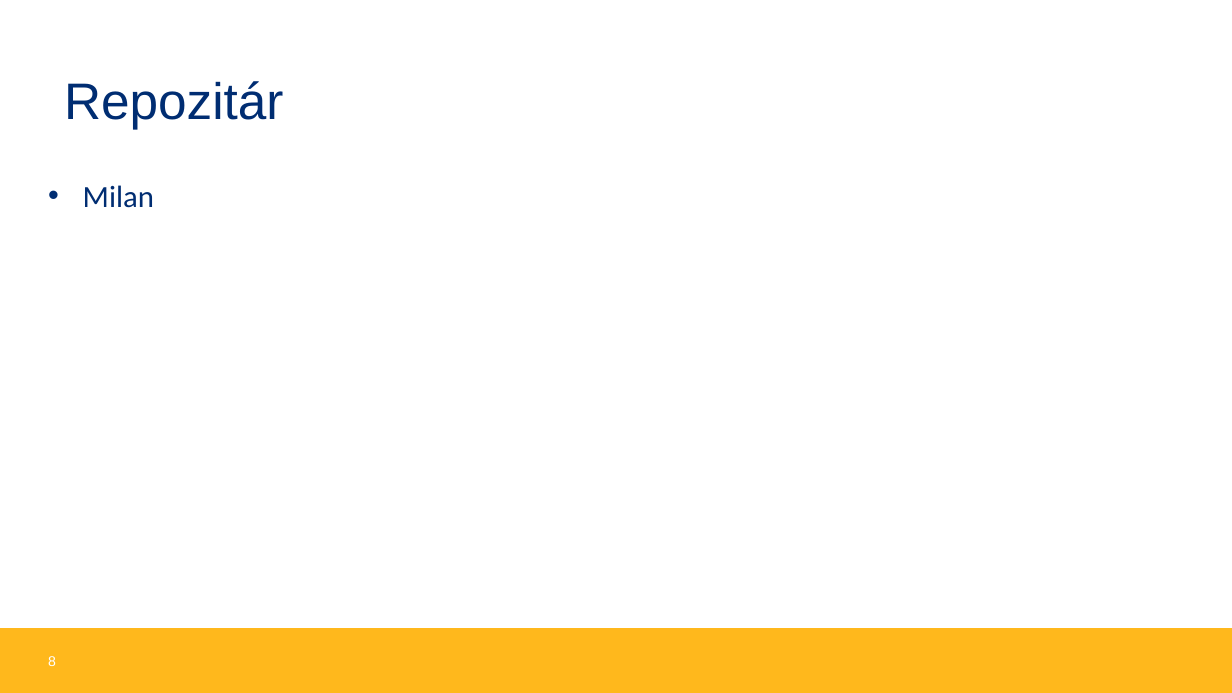
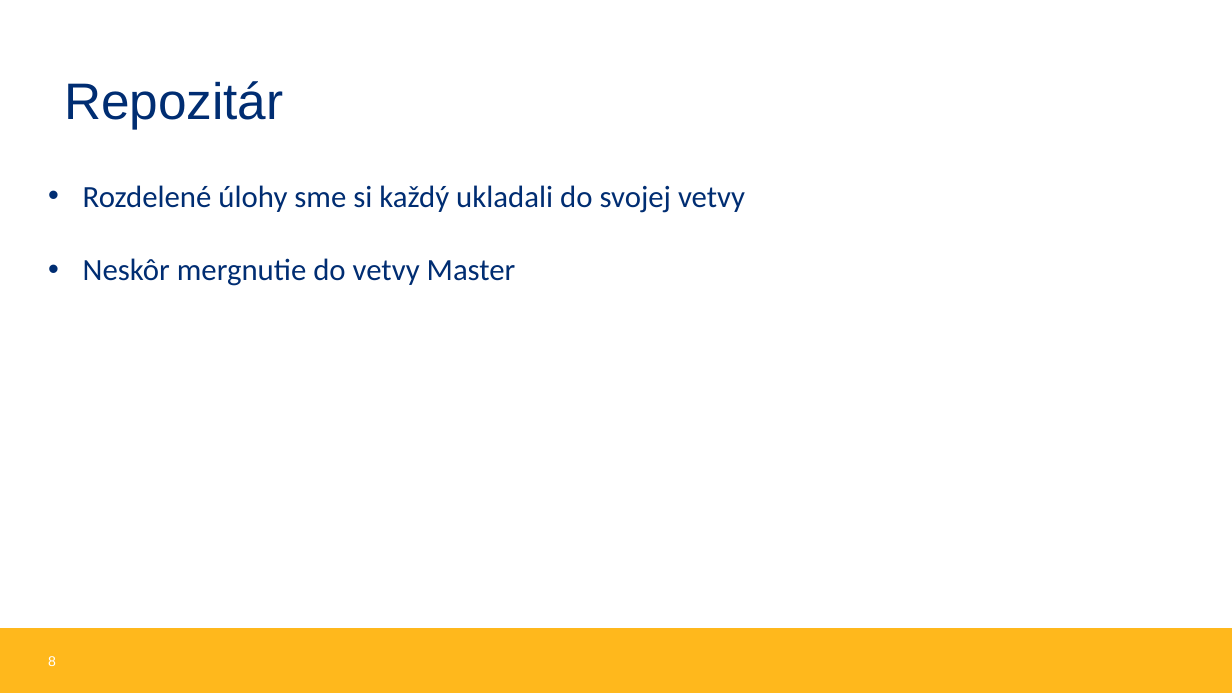
Before and after one commit to MilanOzaniak/Frogger_STV_16, a slide deck: slide 8 of technicka dokumentacia a prezentacia/Prezentácia Frogger.pptx. Drawn at 1232x693 pixels with LibreOffice and Linux fonts; fonts in the diff are those of the drawing; background and template pictures are left out. Boxes give left, top, right and bottom in pixels: in the first picture for what was removed or moved away, otherwise in the second. Text is boxed around its words. In the diff, an @@ line names an element or a change of style, - is before the commit and + after.

Commit message:
changes

```diff
--- a/technicka dokumentacia a prezentacia/Prezentácia Frogger.pptx
+++ b/technicka dokumentacia a prezentacia/Prezentácia Frogger.pptx
@@ text at [83,185,745,286]: text changed @@
-• Milan
+• Rozdelené úlohy sme si každý ukladali do svojej vetvy
+• Neskôr mergnutie do vetvy Master
```
